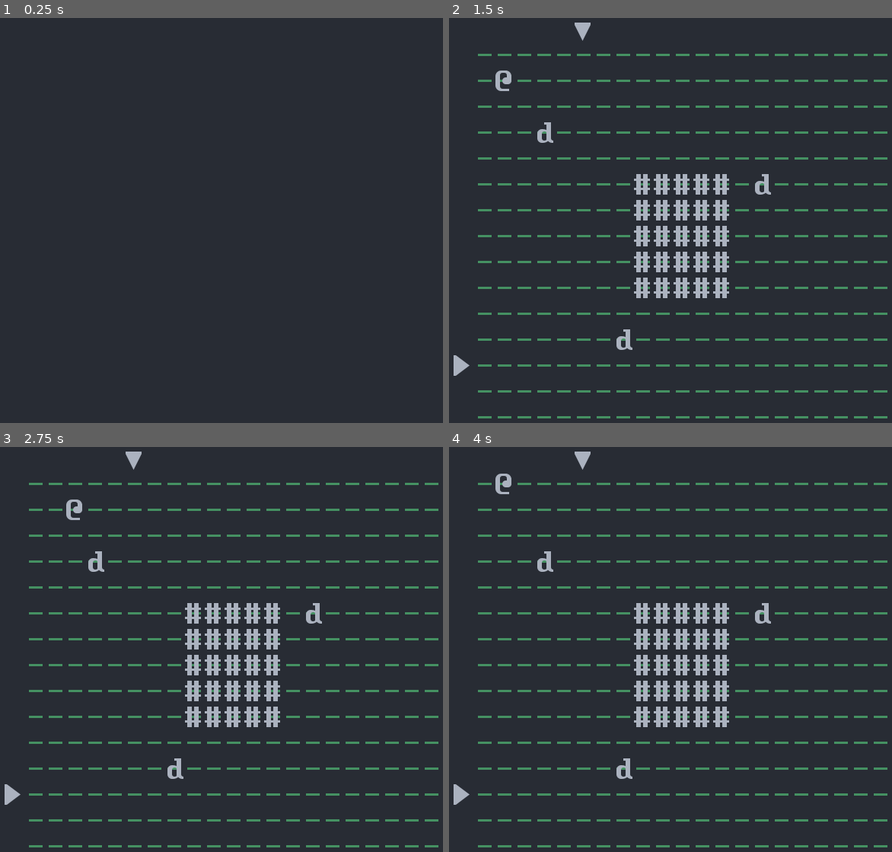
Above: before the commit, frames 1-4 (two rows, left to right).
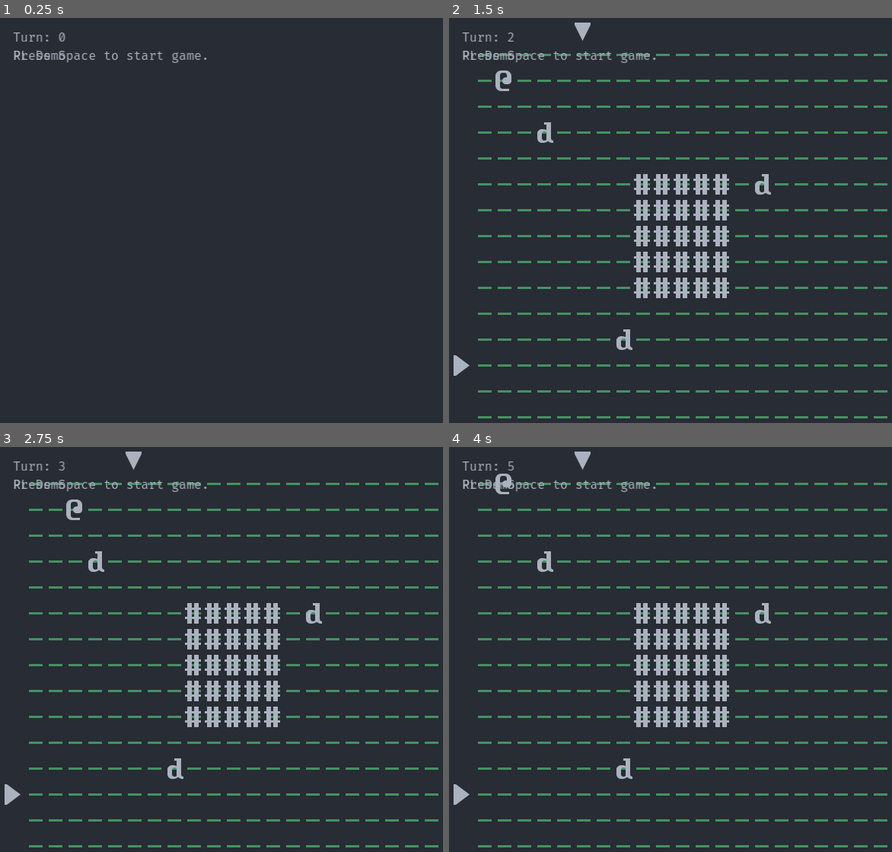
Above: after the commit, the same moments.

Repository: NekkidBear/GodotRoguelikeTutorial
Game: Godot game, scene res://scene/main/main_scene.tscn
Same seed, same stepped clock (60 frames per second), same inputs: the game is played once before the commit and once after it.
Inputs:
- Up to frame 1 (0.25 s): no input
- Up to frame 2 (1.5 s): tap Space (init_world) at 0.5, 0.6, 1.25, 1.35 s; hold Right (move_right) 0.53-1.28 s; hold Down (move_down) from 1.28 s (still down)
- Up to frame 3 (2.75 s): tap Space (init_world) at 2, 2.1 s; release Down (move_down) at 2.03 s; hold Right (move_right) from 2.03 s (still down)
- Up to frame 4 (4 s): tap Space (init_world) at 2.75, 2.85, 3.5, 3.6 s; release Right (move_right) at 2.78 s; hold Up (move_up) 2.78-3.53 s; hold Left (move_left) from 3.53 s (still down)

The runs differ from the first frame. In frame 1, 0.5% of the frame differs, in the area x 2-47%, y 3-12%; in frame 2, 0.5%; in frame 3, 0.5%; in frame 4, 0.4%.
Error in both runs: Invalid access to property or key 'global_position' on a base object of type 'Nil'. (res://scene/main/EnemyAI.gd:25)

Commit message:
adjusting label positioning

Diff:
--- a/scene/gui/main_gui.tscn
+++ b/scene/gui/main_gui.tscn
@@ -5,15 +5,6 @@
 [ext_resource type="Script" path="res://scene/gui/SidebarVBox.gd" id="2_s2n33"]
 
 [node name="MainGUI" type="MarginContainer"]
-anchors_preset = 3
-anchor_left = 1.0
-anchor_top = 1.0
-anchor_right = 1.0
-anchor_bottom = 1.0
-offset_left = -180.0
-offset_top = -44.0
-grow_horizontal = 0
-grow_vertical = 0
 scale = Vector2(1.00655, 1)
 
 [node name="MainHBox" type="HBoxContainer" parent="."]
@@ -22,7 +13,6 @@
 
 [node name="Modeline" parent="MainHBox" instance=ExtResource("1_jg3dp")]
 layout_mode = 2
-size_flags_horizontal = 3
 size_flags_vertical = 8
 script = ExtResource("2_fssuw")
 
@@ -33,7 +23,8 @@
 
 [node name="Turn" parent="SidebarVBox" instance=ExtResource("1_jg3dp")]
 layout_mode = 2
-size_flags_vertical = 3
+size_flags_vertical = 1
 
 [node name="Help" parent="SidebarVBox" instance=ExtResource("1_jg3dp")]
 layout_mode = 2
+size_flags_vertical = 3
